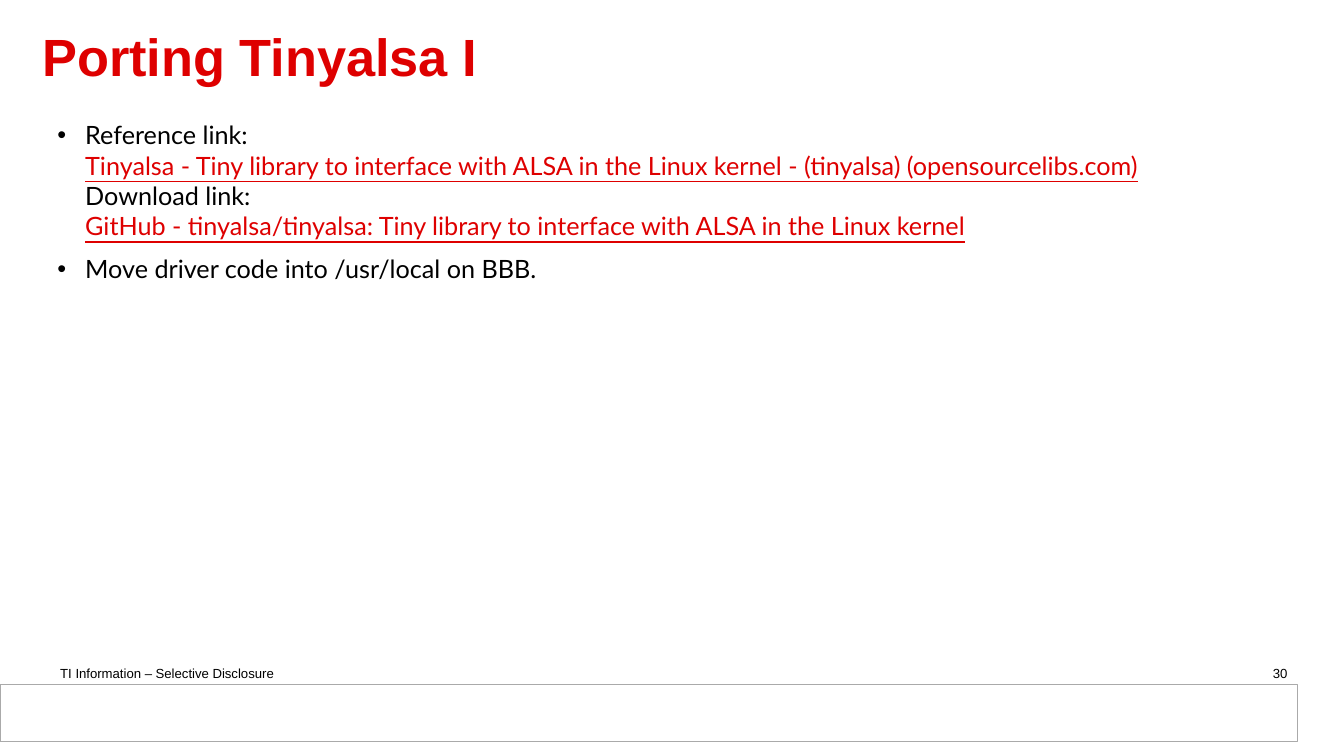
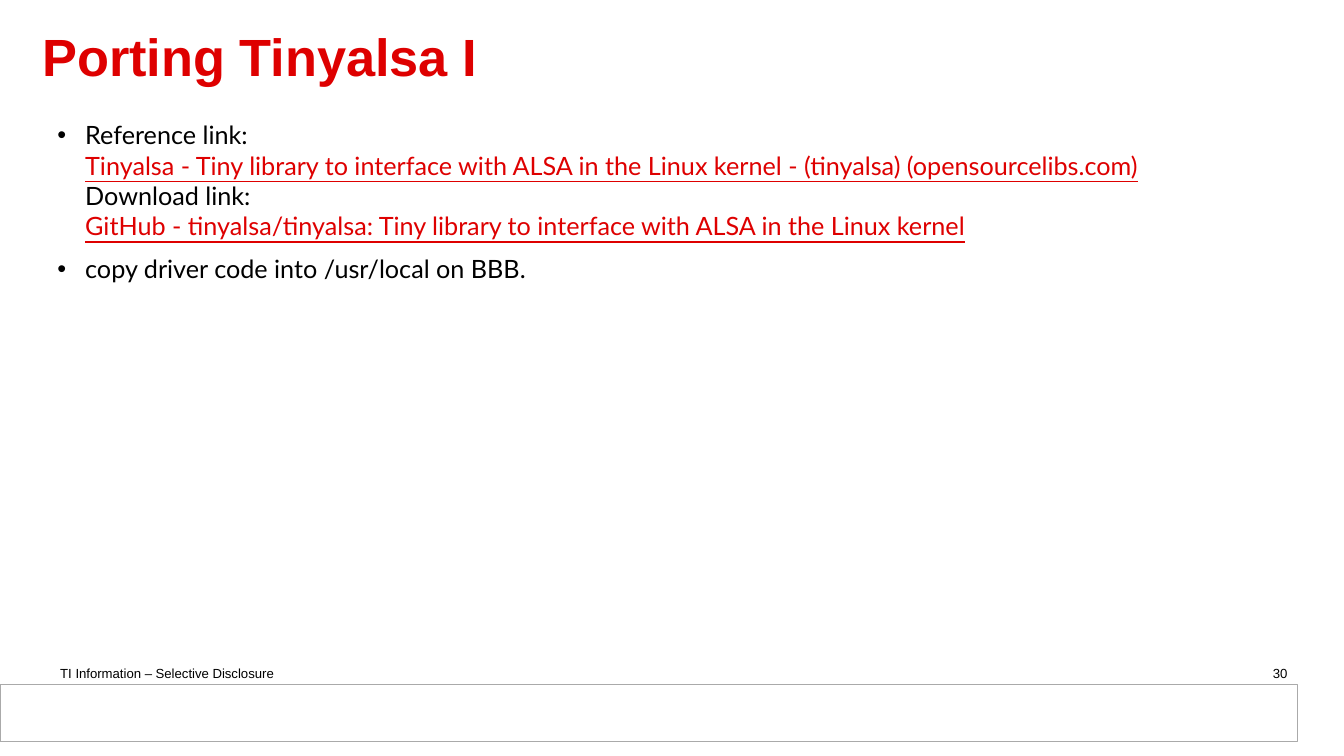
Before and after one commit to DynamicDevices/tas2781-linux-driver, a slide deck: slide 30 of doc/Guideline for tas2781 Linux driver based on BBB.pptx. Drawn at 1344x756 pixels with LibreOffice and Linux fonts; fonts in the diff are those of the drawing; background and template pictures are left out. Boxes give left, top, right and bottom in pixels: in the first picture for what was removed or moved away, otherwise in the second. Text is boxed around its words. In the diff, an @@ line names an element or a change of style, - is before the commit and + after.

```diff
--- a/doc/Guideline for tas2781 Linux driver based on BBB.pptx
+++ b/doc/Guideline for tas2781 Linux driver based on BBB.pptx
@@ text at [85,259,526,283]: text changed @@
-• Move driver code into /usr/local on BBB.
+• copy driver code into /usr/local on BBB.
```
Also in this commit, not shown: 4 other slides changed.
